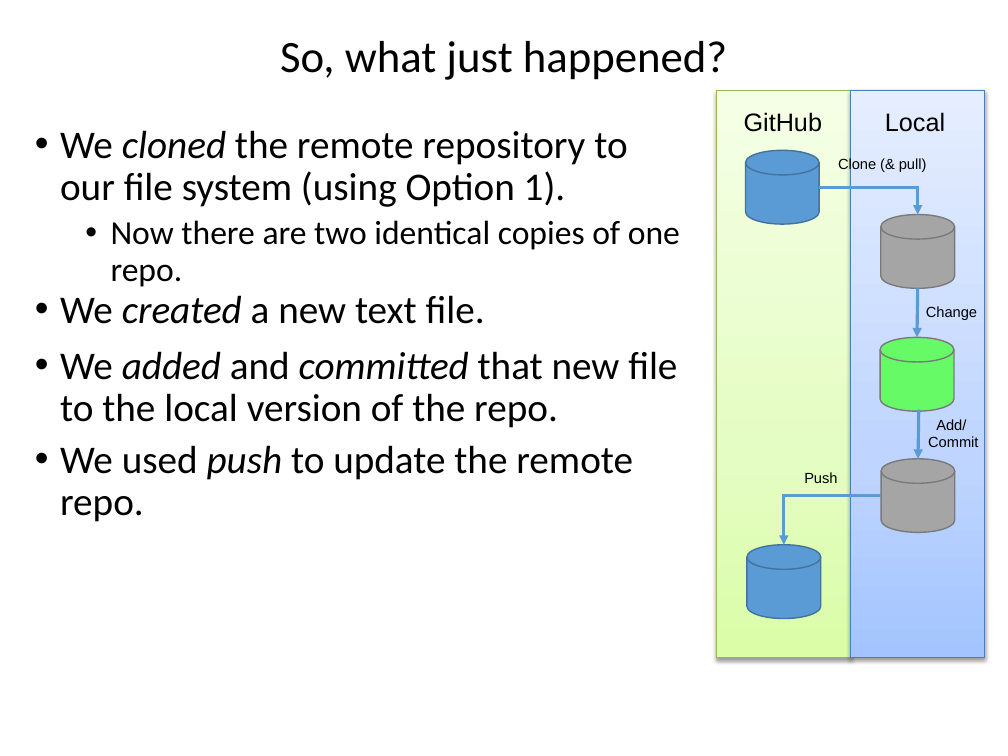
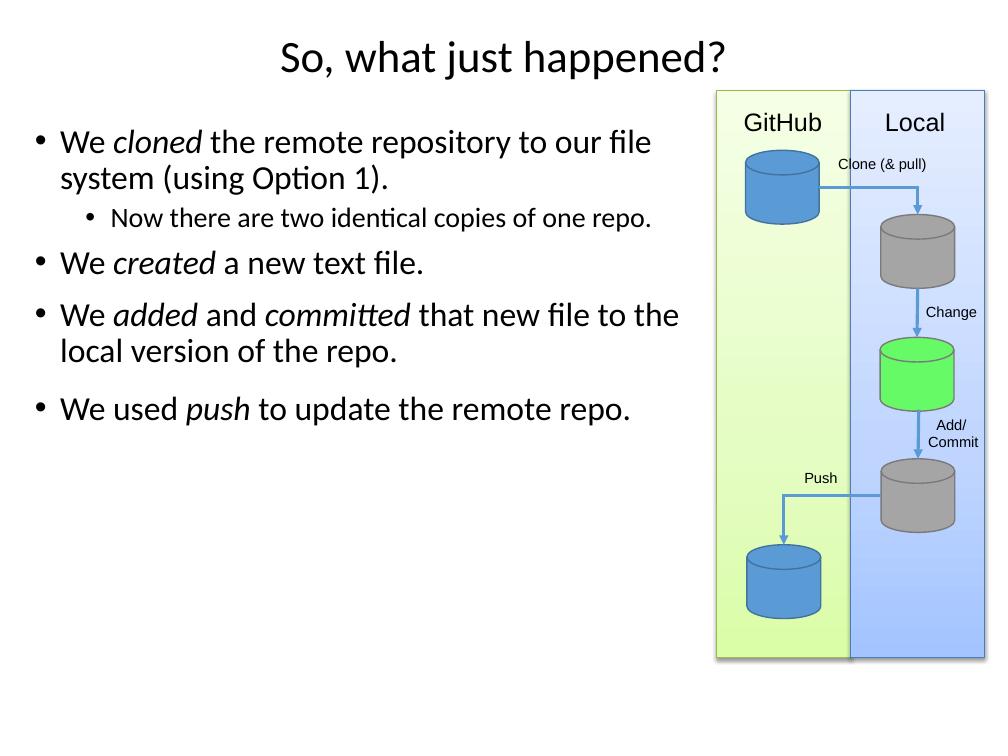
Before and after one commit to ncasuk/ncas-isc, a slide deck: slide 24 of version_control/01_git_intro.pptx. Drawn at 1008x756 pixels with LibreOffice and Linux fonts; fonts in the diff are those of the drawing; background and template pictures are left out. Boxes give left, top, right and bottom in pixels: in the first picture for what was removed or moved away, otherwise in the second. Text is boxed around its words. In the diff, an @@ line names an element or a change of style, - is before the commit and + after.

```diff
--- a/version_control/01_git_intro.pptx
+++ b/version_control/01_git_intro.pptx
@@ text "We cloned the remote repository ..." at [60, 129, 652, 232]: size 28 to 24 pt in "We cloned the remote repository to our ..."; size 24 to 20 pt in "Now there are two identical copies of ..." @@
@@ text "We created a new text ..." at [60, 250, 425, 275]: size 28 to 24 pt; line spacing 0.8 to 0.9 @@
@@ text "We added and committed that ..." at [60, 302, 680, 368]: size 28 to 24 pt @@
@@ 3 texts: place and size @@
-3 texts at [60, 295, 677, 522]
+3 texts at [60, 250, 680, 426]
@@ text "We used push to update ..." at [60, 396, 631, 426]: size 28 to 24 pt @@
```
Also in this commit, not shown: 5 other slides changed, 1 other file.
